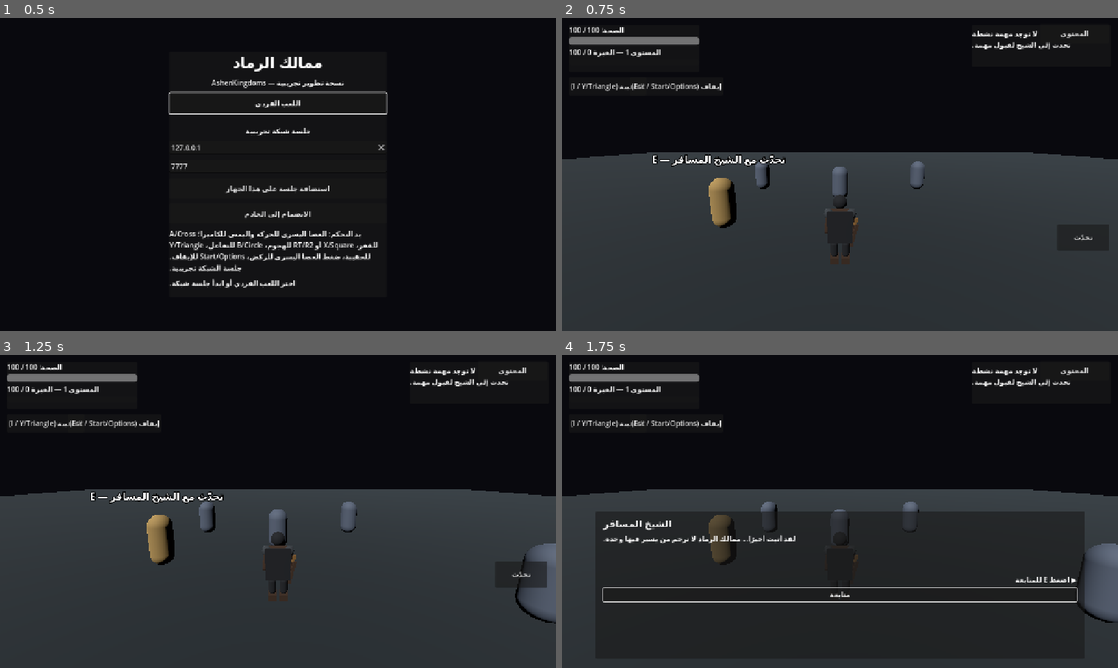
Above: before the commit, frames 1-4 (two rows, left to right).
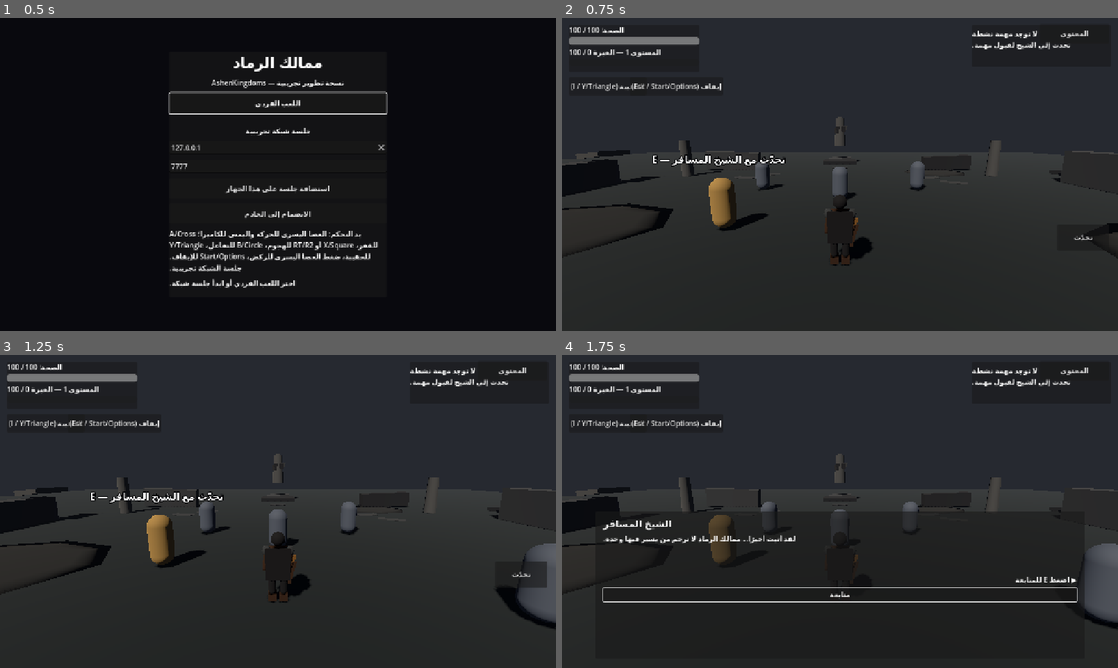
Above: after the commit, the same moments.

Repository: areagleegy/AshenKingdoms
Game: Godot game, scene res://scenes/ui/MainMenu.tscn
Same seed, same stepped clock (60 frames per second), same inputs: the game is played once before the commit and once after it.
Inputs (mouse positions are in pixels of both pictures, inside the frame that each line leads up to):
- Up to frame 1 (0.5 s): no input
- Up to frame 2 (0.75 s): click "اللعب الفردي" at 0.5 s
- Up to frame 3 (1.25 s): no input
- Up to frame 4 (1.75 s): tap Enter (ui_accept) at 1.25 s; move the mouse to (867, 511) at 1.27 s; press the mouse at (867, 511) at 1.28 s; hold W (move_forward) from 1.28 s (still down); tap Space (jump) at 1.52 s

Frame 1 is identical in both runs. In frame 2, 38% of the frame differs, in the area x 0-100%, y 0-80%; in frame 3, 39%, in the area x 0-100%, y 0-88%; in frame 4, 37%.

Commit message:
Integrate the procedural Ashen Ruins environment into single-player

Diff:
--- a/scripts/core/main.gd
+++ b/scripts/core/main.gd
@@ -1,6 +1,7 @@
 extends Node3D
 
 const SERVER_SCRIPT: Script = preload("res://scripts/core/server.gd")
+const ASHEN_RUINS_SCENE: PackedScene = preload("res://scenes/world/AshenRuinsEnvironment.tscn")
 const INPUT_SETUP_SCRIPT = preload("res://scripts/core/input_setup.gd")
 const HEALTH_SCRIPT: Script = preload("res://scripts/components/health.gd")
 const PLAYER_SCRIPT: Script = preload("res://scripts/player/player.gd")
@@ -75,14 +76,22 @@
 	var environment_node := WorldEnvironment.new()
 	var environment := Environment.new()
 	environment.background_mode = Environment.BG_COLOR
-	environment.background_color = Color(0.035, 0.035, 0.055, 1.0)
+	environment.background_color = Color(0.026, 0.031, 0.043, 1.0)
+	environment.ambient_light_source = Environment.AMBIENT_SOURCE_COLOR
+	environment.ambient_light_color = Color(0.24, 0.25, 0.29, 1.0)
+	environment.ambient_light_energy = 0.55
+	environment.fog_enabled = true
+	environment.fog_light_color = Color(0.15, 0.16, 0.19, 1.0)
+	environment.fog_density = 0.006
 	environment_node.environment = environment
 	world.add_child(environment_node)
 
 	var sun := DirectionalLight3D.new()
 	sun.name = "Sun"
 	sun.rotation_degrees = Vector3(-48.0, -32.0, 0.0)
-	sun.light_energy = 1.25
+	sun.light_color = Color(0.88, 0.81, 0.70, 1.0)
+	sun.light_energy = 1.2
+	sun.shadow_enabled = true
 	world.add_child(sun)
 
 	var ground_body := StaticBody3D.new()
@@ -106,6 +115,10 @@
 	ground_material.roughness = 1.0
 	ground_mesh_node.material_override = ground_material
 	world.add_child(ground_mesh_node)
+
+	var ruins_instance := ASHEN_RUINS_SCENE.instantiate()
+	ruins_instance.name = "AshenRuins"
+	world.add_child(ruins_instance)
 
 
 func _create_managers() -> void:
